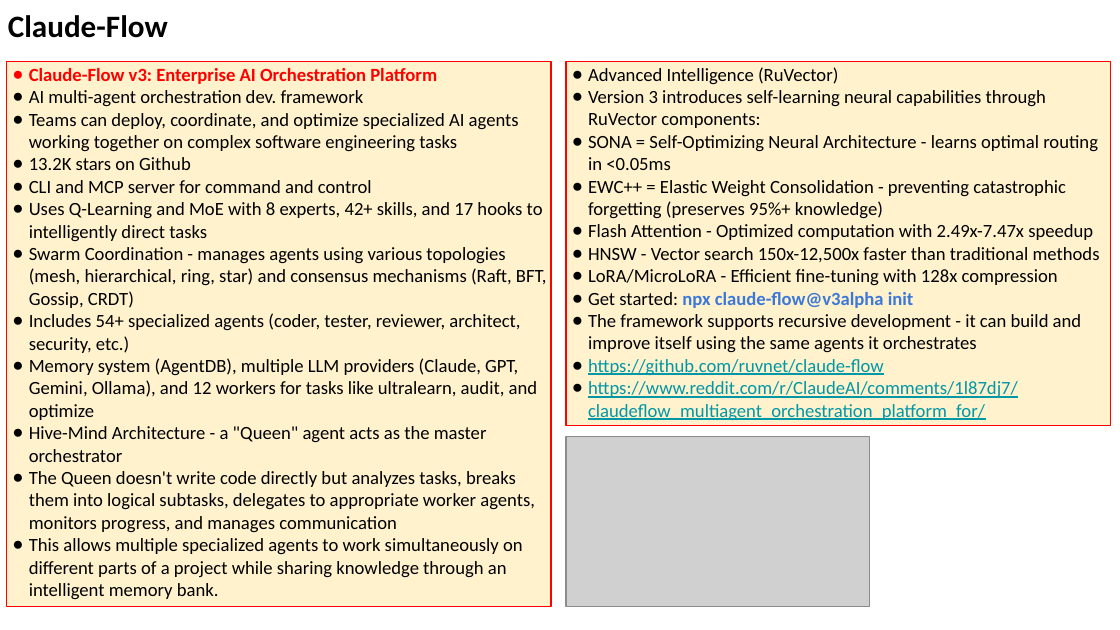
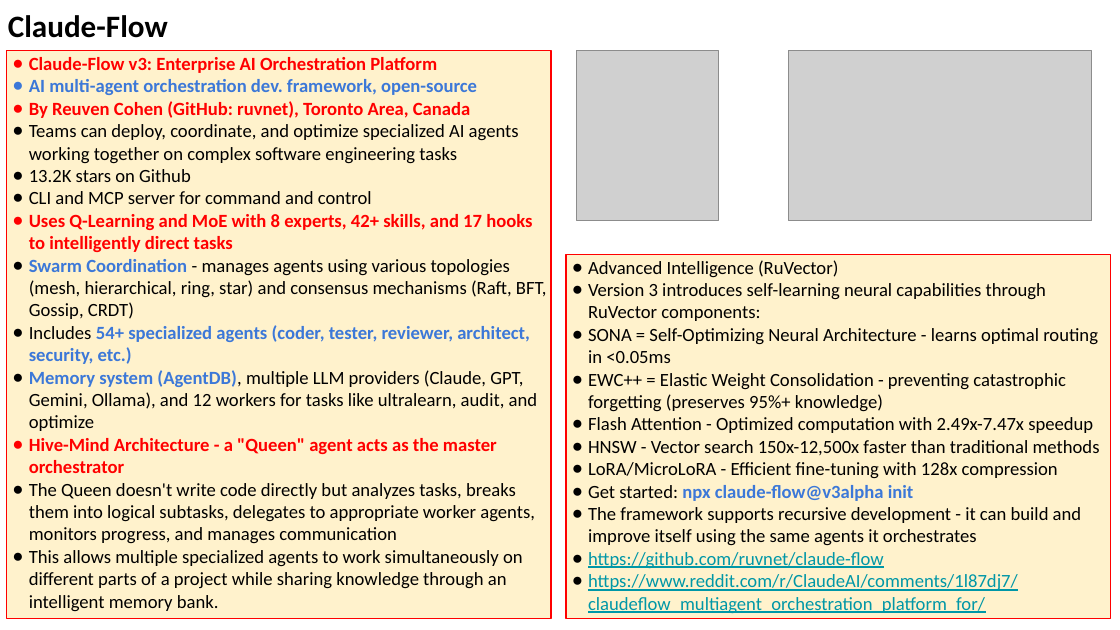
Before and after one commit to lselector/seminar, a slide deck: slide 11 of 2026/2026-01-30-AI-Updates.pptx (slide 10 before the commit). Drawn at 1120x630 pixels with LibreOffice and Linux fonts; fonts in the diff are those of the drawing; grey boxes stand for pictures. Boxes give left, top, right and bottom in pixels: in the first picture for what was removed or moved away, otherwise in the second. Text is boxed around its words. In the diff, an @@ line names an element or a change of style, - is before the commit and + after.

```diff
--- a/2026/2026-01-30-AI-Updates.pptx
+++ b/2026/2026-01-30-AI-Updates.pptx
@@ rectangle "Claude-Flow v3: Enterprise AI Orchestration ...": place and size @@
-rectangle "Claude-Flow v3: Enterprise AI Orchestration ..." at box(7, 62, 551, 607)
+rectangle "Claude-Flow v3: Enterprise AI Orchestration ..." at box(7, 50, 551, 618)
@@ picture added at box(577, 50, 718, 221) @@
@@ picture: place and size @@
-picture at box(566, 437, 869, 607)
+picture at box(788, 50, 1092, 221)
@@ text in rectangle at box(29, 79, 477, 118): text changed; text colour #000000 to #3C78D8; bold on @@
-● AI multi-agent orchestration dev. framework
+● AI multi-agent orchestration dev. framework, open-source
+● By Reuven Cohen (GitHub: ruvnet), Toronto Area, Canada
@@ text in rectangle at box(29, 214, 547, 473): text colour #000000 to #FF0000 in "Uses Q-Learning and MoE with 8 experts, ...", "Hive-Mind Architecture - a "Queen" agent acts ..."; bold on in "Uses Q-Learning and MoE with 8 experts, ...", "Swarm Coordination", "54+ specialized agents (coder, tester, reviewer, architect, ...", "Memory system (AgentDB)," and 1 more places; text colour #000000 to #3C78D8 in "Swarm Coordination", "54+ specialized agents (coder, tester, reviewer, architect, ...", "Memory system (AgentDB),"; bullet colour #000000 to #FF0000 @@
@@ rectangle "Advanced Intelligence (RuVector)": place and size @@
-rectangle "Advanced Intelligence (RuVector)" at box(566, 62, 1110, 426)
+rectangle "Advanced Intelligence (RuVector)" at box(566, 254, 1110, 618)
```
Also in this commit, not shown: 18 other slides changed, 1 slide added.
